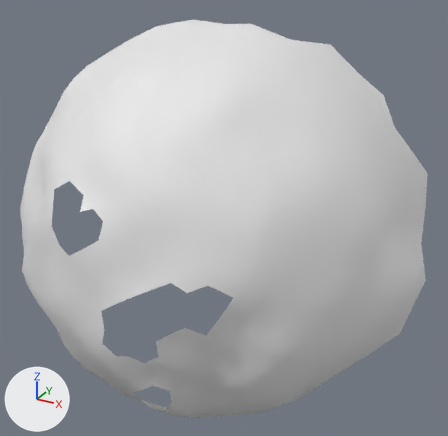
Two versions of the OBJ model res/final/onecam_fullvolume/07/cleanedup/FullVolium.000143.obj, one commit apart.
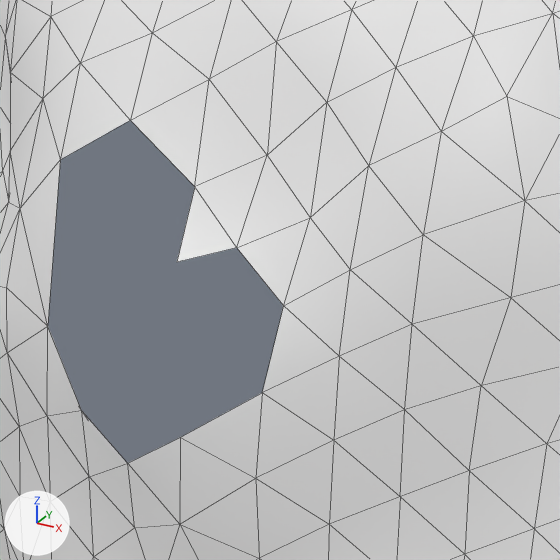
There are two pictures of each version: one whole from a camera (50 mm lens) standing at (-150.6, 492.8, -110.4) and looking at (-248.3, 670.3, -199.2), one close up on the part from 9% to 37% of the width and 35% to 64% of the height. The axes (+X, +Y, +Z) are drawn at lower left. The lights are the same throughout. The close-ups show mesh edges as thin lines. Where no turn or scale is listed for an object, it has been applied to the vertices.

The scene before the commit, as lines of its bpy script (objects in view):
```python
me_fullvolium_000143 = bpy.data.meshes.new('FullVolium.000143')
me_fullvolium_000143.from_pydata(...)  # 577 vertices, 1083 faces; spans x -334.0..-181.0, y 615.0..709.0, z -277.0..-134.0
# before: 122 (-268.0, 617.0, -194.0) at pixel (180, 437), 373 (-262.0, 619.0, -189.0) at pixel (262, 392), 376 (-262.0, 621.0, -184.0) at pixel (283, 305), 422 (-267.0, 623.0, -182.0) at pixel (236, 247), 490 (-270.0, 621.0, -183.0) at pixel (176, 262)
ob_fullvolium_000143 = bpy.data.objects.new('FullVolium.000143', me_fullvolium_000143)
ob_fullvolium_000143.location = (0.0, 0.0, 0.0)
```
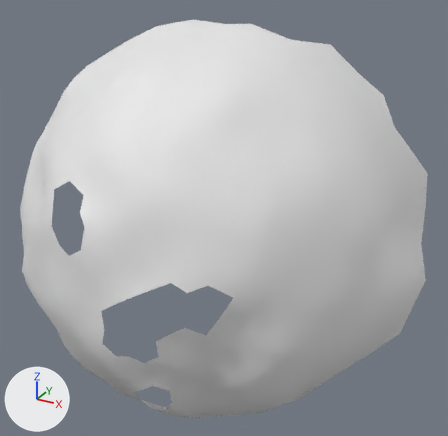
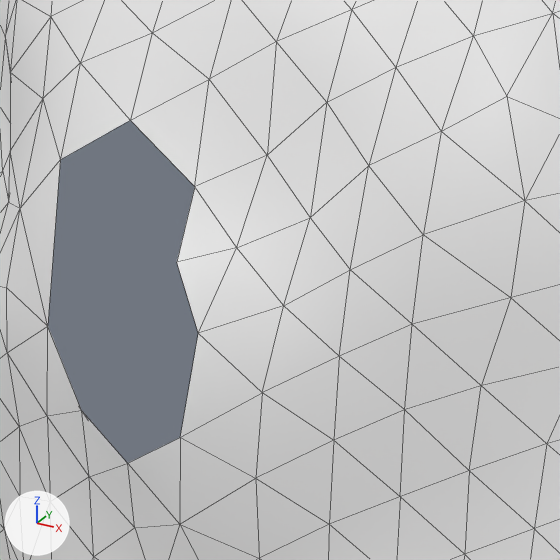
Pixel boxes (x1, y1, x2, y2) of what changed, in the close-ups (560 x 560 px):
part 1 of me_fullvolium_000143, added
    after: (177, 248, 283, 437)

Diff of the bpy script that builds the scene:
```diff
--- a/res/final/onecam_fullvolume/07/cleanedup/FullVolium.000143.obj.py
+++ b/res/final/onecam_fullvolume/07/cleanedup/FullVolium.000143.obj.py
@@ me_fullvolium_000143 @@
 me_fullvolium_000143.from_pydata(...)  # 577 vertices, 1083 faces; spans x -334.0..-181.0, y 615.0..709.0, z -277.0..-134.0
 # used by ob_fullvolium_000143; location = (0.0, 0.0, 0.0)
 # verts and faces of me_fullvolium_000143; kept vertices keep their numbers, new ones are numbered from 577
+# me_fullvolium_000143 part 1
+verts[577] = (-267.0, 619.0, -187.0)  # pixel (198, 333)
+faces += [(373, 376, 577), (376, 422, 577), (422, 490, 577), (122, 373, 577)]
```
